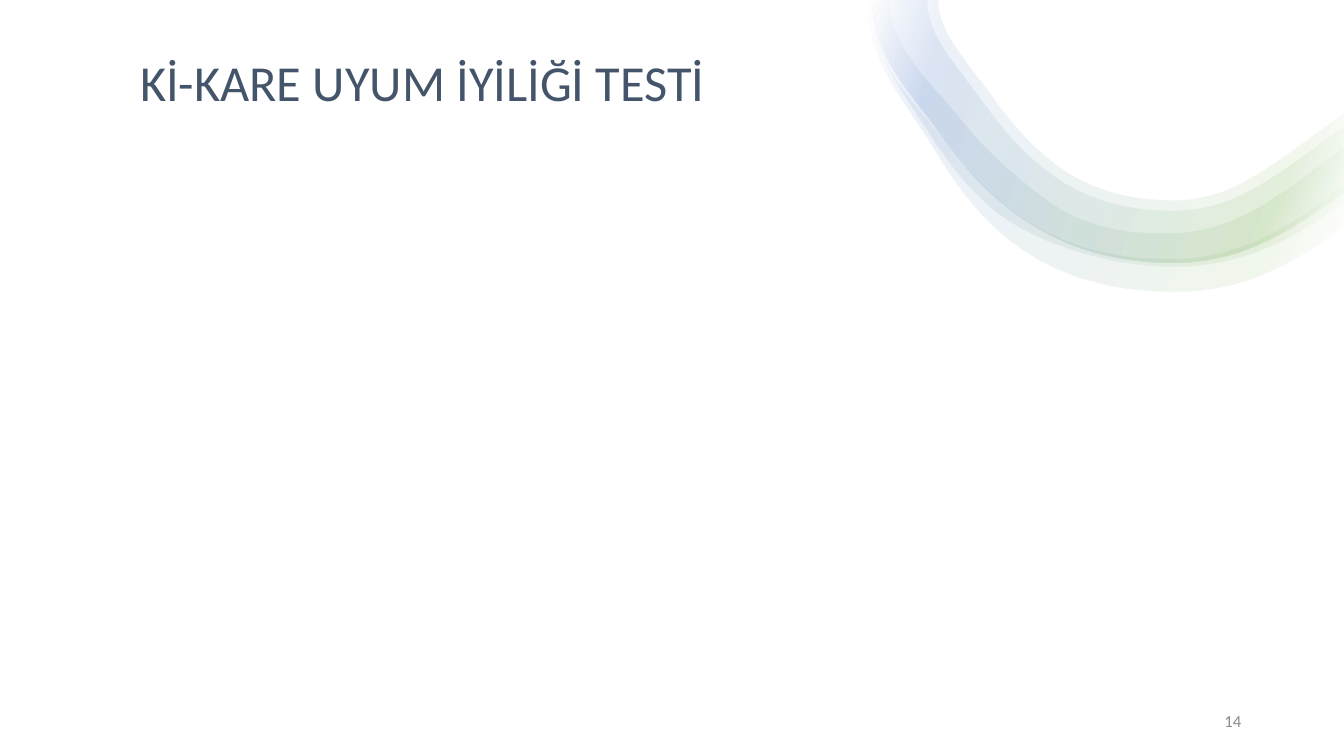
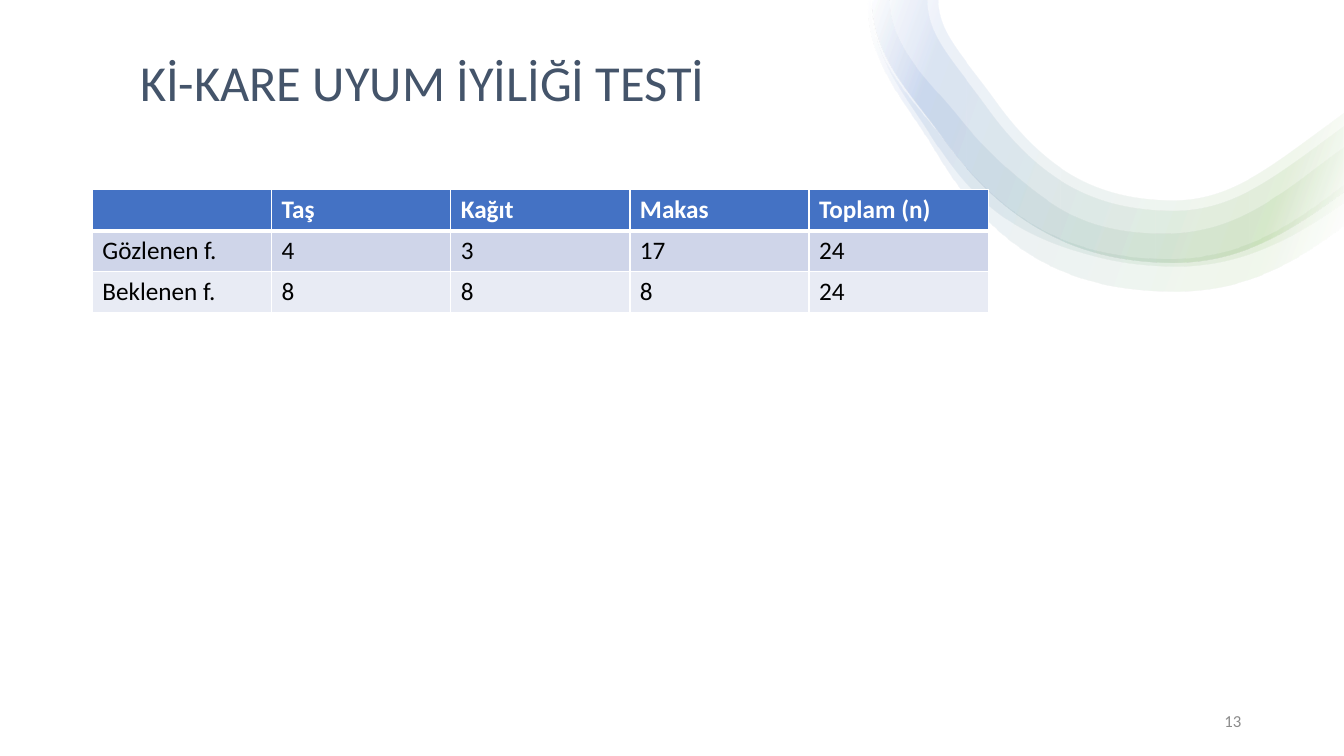
Before and after one commit to chnmzrkgithub/seminer, a slide deck: slide 13 of cihan.pptx (slide 14 before the commit). Drawn at 1344x756 pixels with LibreOffice and Linux fonts; fonts in the diff are those of the drawing; grey boxes stand for pictures. Boxes give left, top, right and bottom in pixels: in the first picture for what was removed or moved away, otherwise in the second. Text is boxed around its words. In the diff, an @@ line names an element or a change of style, - is before the commit and + after.

```diff
--- a/cihan.pptx
+++ b/cihan.pptx
@@ rectangle removed at [0, 0, 1344, 756] @@
@@ table added at [93, 190, 990, 313], 3 rows, 5 columns @@
+ | Taş | Kağıt | Makas | Toplam (n)
+Gözlenen f. | 4 | 3 | 17 | 24
+Beklenen f. | 8 | 8 | 8 | 24
@@ page number at [1224, 716, 1241, 727]: text changed @@
-14
+13
```
Also in this commit, not shown: 5 other slides changed, 1 slide added, 2 slides removed.
